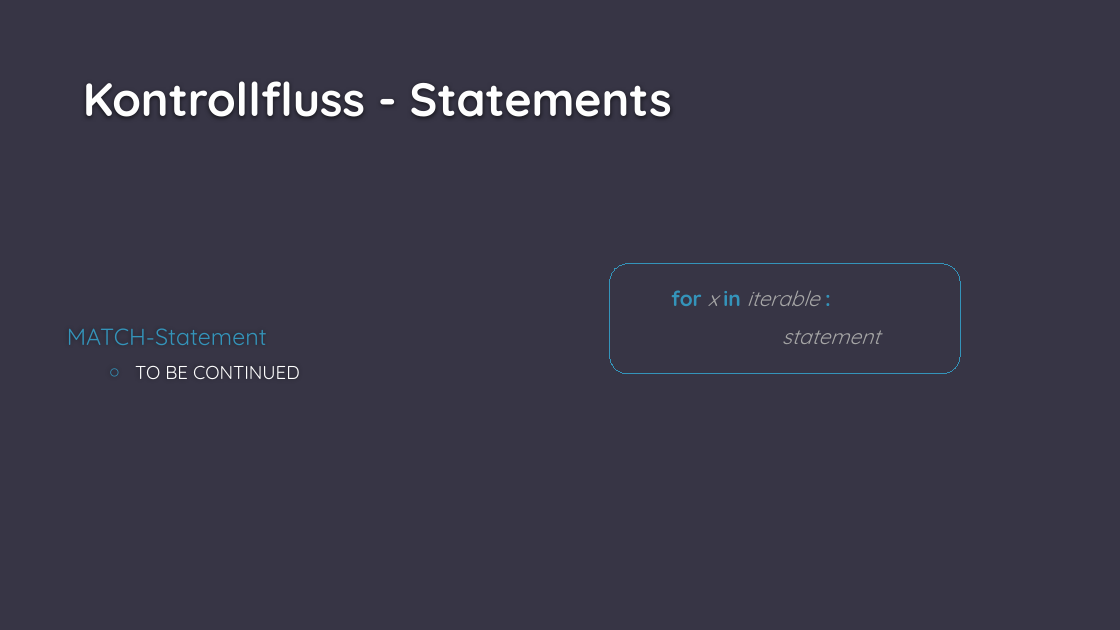
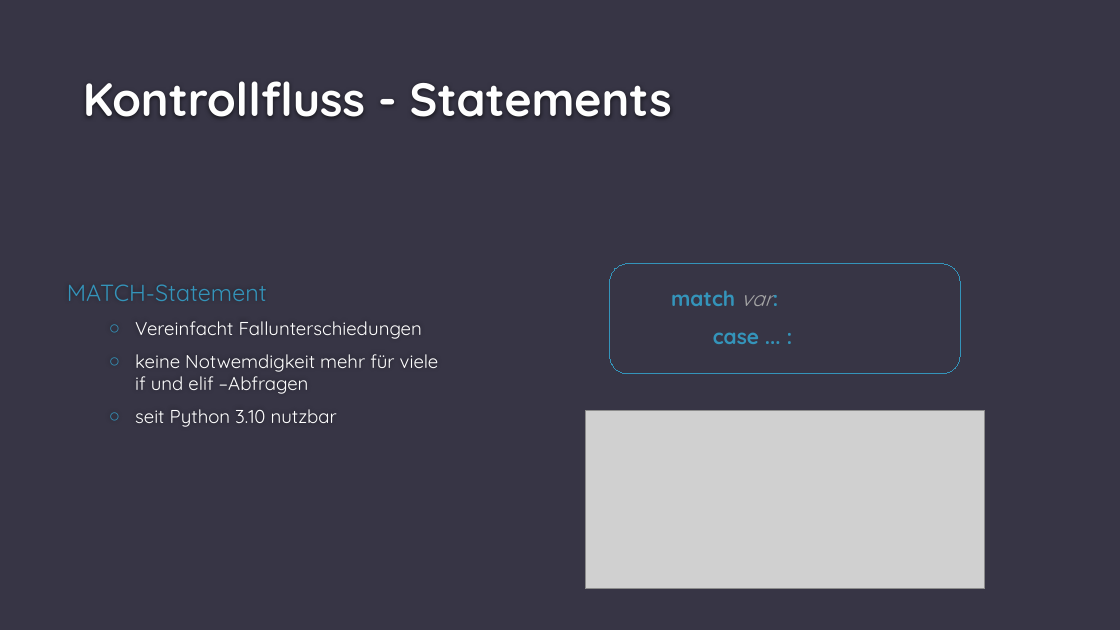
Before and after one commit to eliaruehle/py_course, a slide deck: slide 23 of presentations/LESSON_1.pptx (slide 21 before the commit). Drawn at 1120x630 pixels with LibreOffice and Linux fonts; fonts in the diff are those of the drawing; grey boxes stand for pictures; background and template pictures are left out. Boxes give left, top, right and bottom in pixels: in the first picture for what was removed or moved away, otherwise in the second. Text is boxed around its words. In the diff, an @@ line names an element or a change of style, - is before the commit and + after.

```diff
--- a/presentations/LESSON_1.pptx
+++ b/presentations/LESSON_1.pptx
@@ text in rounded rectangle at (x1=671, y1=290, x2=773, y2=344): text changed; text colour #A6A6A6 to #3494BA; bold on; italic off @@
-  for x in iterable :
-  statement
+  match var:
+  case ... :
@@ text at (x1=135, y1=321, x2=439, y2=427): text changed @@
-  ○ TO BE CONTINUED
+  ○ Vereinfacht Fallunterschiedungen
+  ○ keine Notwemdigkeit mehr für viele
+    if und elif –Abfragen
+  ○ seit Python 3.10 nutzbar
@@ picture added at (x1=586, y1=411, x2=986, y2=589) @@
```
Also in this commit, not shown: 2 other slides changed, 2 slides added, 1 other file.
